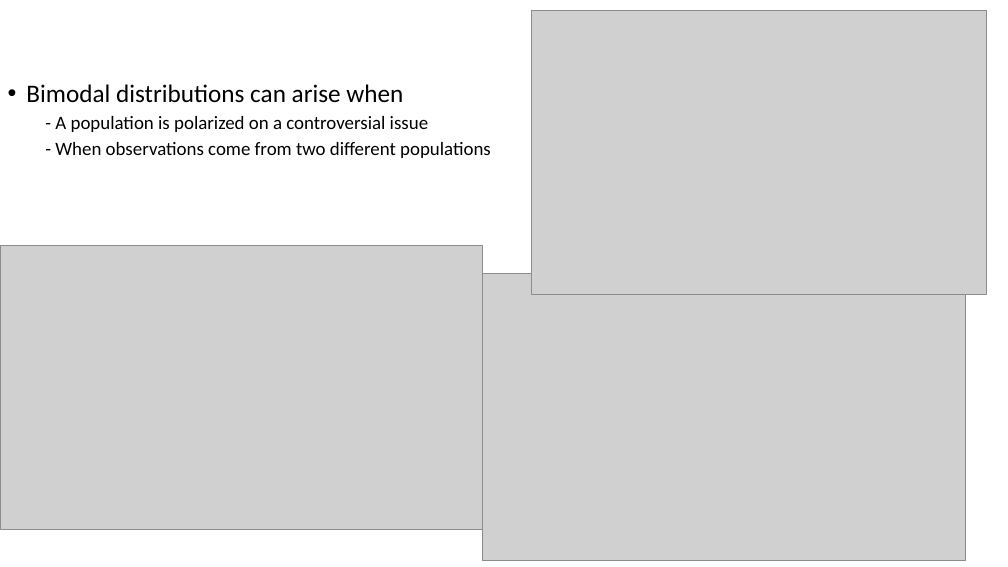
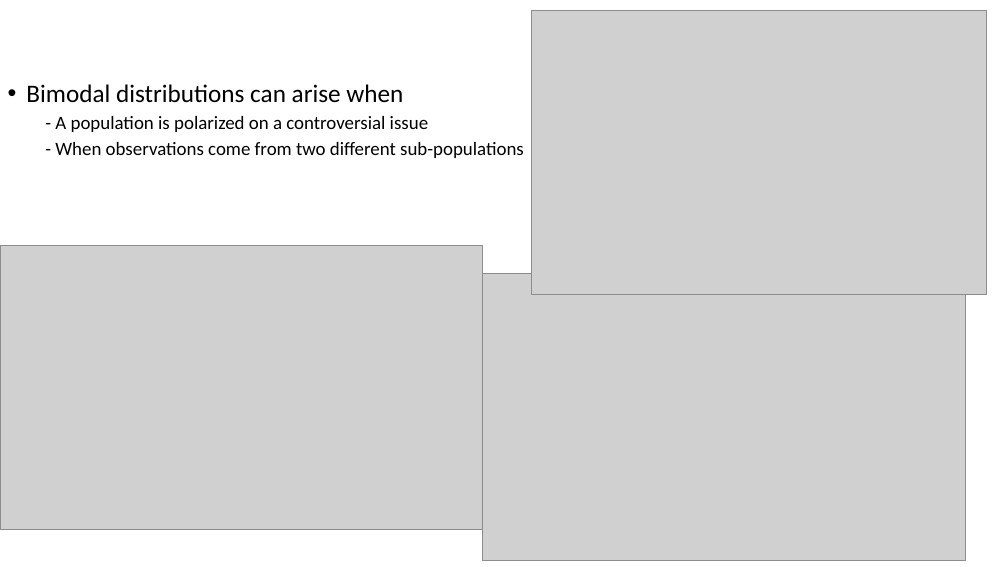
Before and after one commit to Jarred6068/UI_STAT251-03_Spring_2024, a slide deck: slide 5 of docs/lecture_slides/Week 3/Week3_Lecture4_Slides_1_22_2024.pptx. Drawn at 1008x567 pixels with LibreOffice and Linux fonts; fonts in the diff are those of the drawing; grey boxes stand for pictures. Boxes give left, top, right and bottom in pixels: in the first picture for what was removed or moved away, otherwise in the second. Text is boxed around its words. In the diff, an @@ line names an element or a change of style, - is before the commit and + after.

```diff
--- a/docs/lecture_slides/Week 3/Week3_Lecture4_Slides_1_22_2024.pptx
+++ b/docs/lecture_slides/Week 3/Week3_Lecture4_Slides_1_22_2024.pptx
@@ text at (55,142,524,158): text changed @@
-  - When observations come from two different populations
+  - When observations come from two different sub-populations
```
Also in this commit, not shown: 6 other slides changed, 7 slides added, 15 other files.
